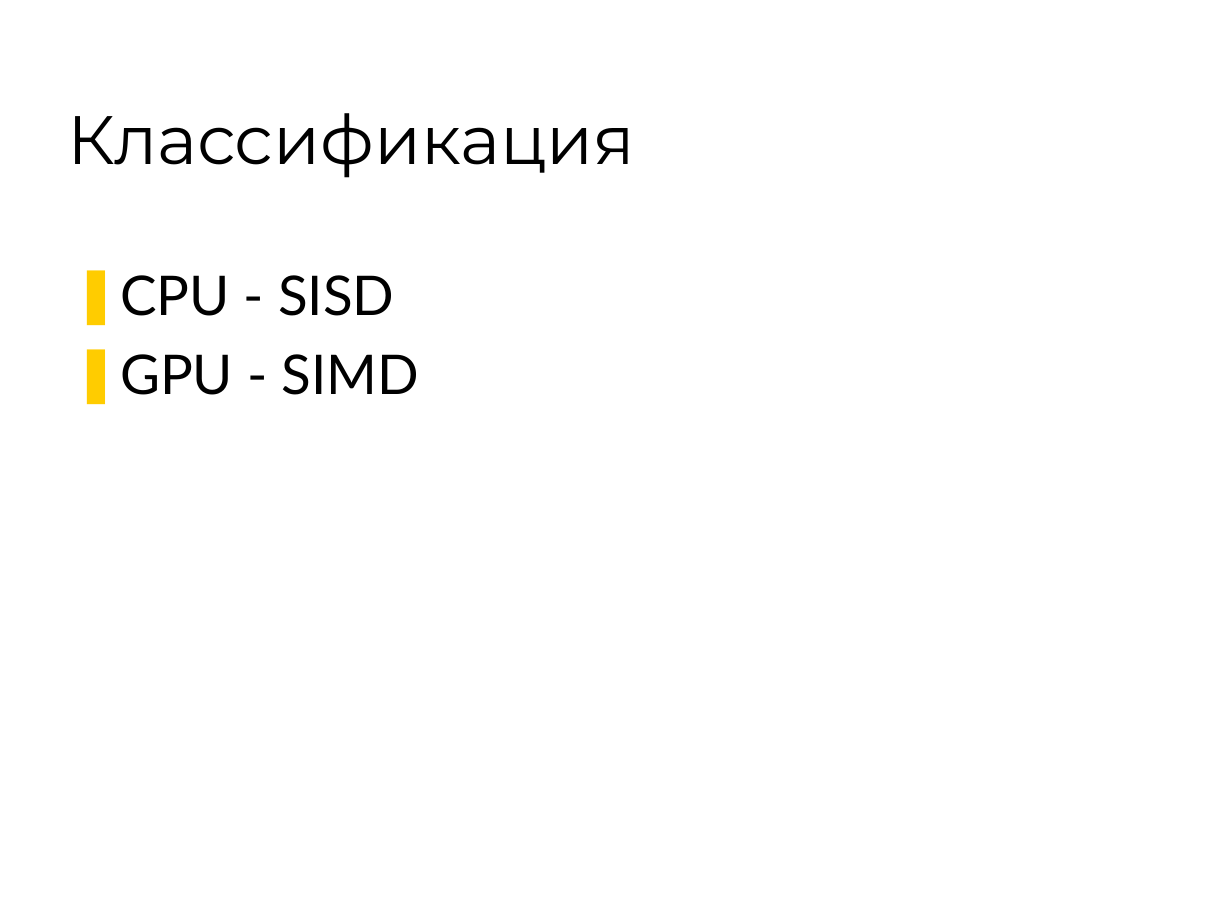
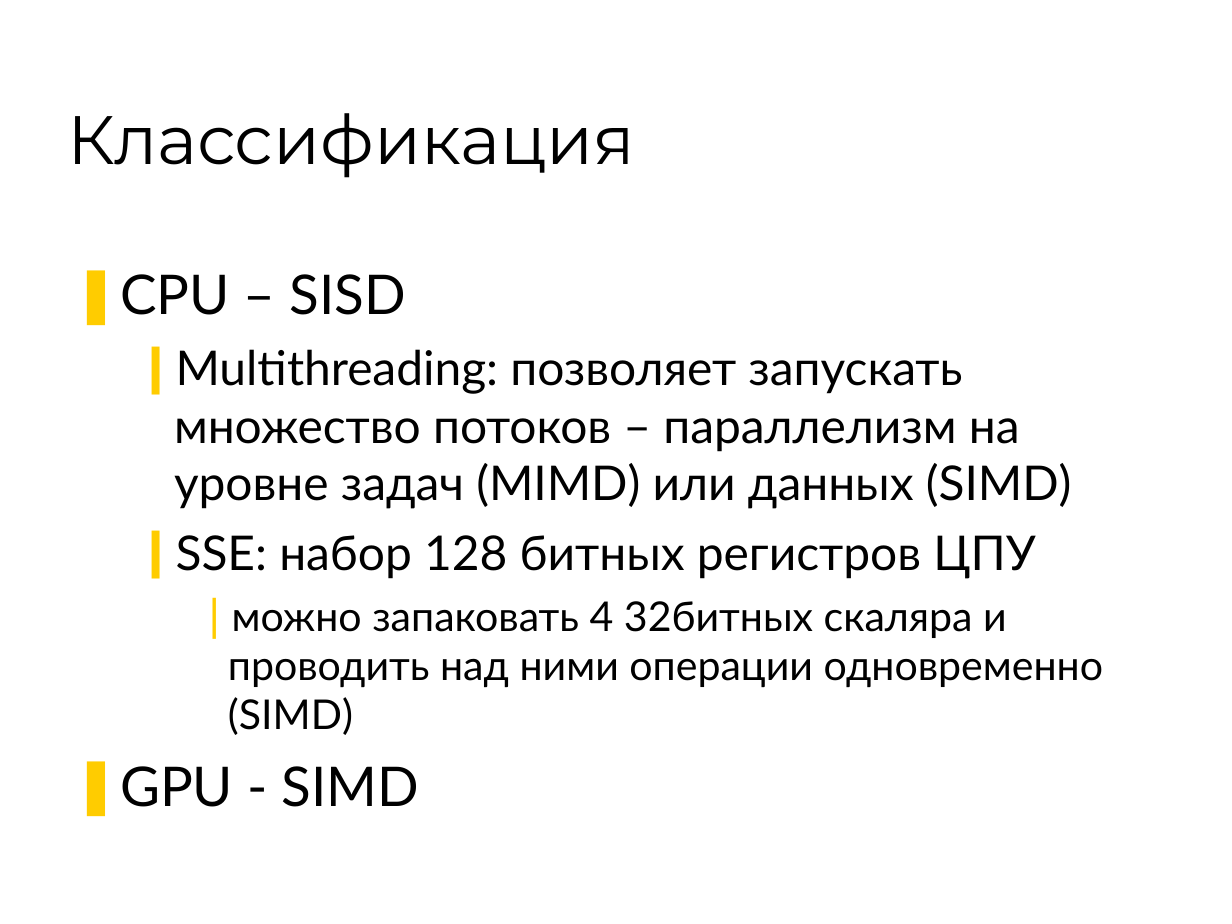
Before and after one commit to 7633/msu-cuda-course, a slide deck: slide 15 of Lectures/L1 24022009/Lection-1.ppt (slide 13 before the commit). Drawn at 1232x924 pixels with LibreOffice and Linux fonts; fonts in the diff are those of the drawing; background and template pictures are left out. Boxes give left, top, right and bottom in pixels: in the first picture for what was removed or moved away, otherwise in the second. Text is boxed around its words. In the diff, an @@ line names an element or a change of style, - is before the commit and + after.

```diff
--- a/Lectures/L1 24022009/Lection-1.ppt
+++ b/Lectures/L1 24022009/Lection-1.ppt
@@ text removed at box(120, 275, 419, 395) @@
-❚ CPU - SISD
-❚ GPU - SIMD
@@ text added at box(120, 274, 1104, 807), 28 pt, text #000000 @@
+❚ CPU – SISD
+  ❙ Multithreading: позволяет запускать множество потоков – параллелизм на уровне задач (MIMD) или данных (SIMD)
+  ❙ SSE: набор 128 битных регистров ЦПУ
+    ❘ можно запаковать 4 32битных скаляра и проводить над ними операции одновременно (SIMD)
+❚ GPU - SIMD
```
Also in this commit, not shown: 5 other slides changed, 6 slides added, 3 slides removed.
